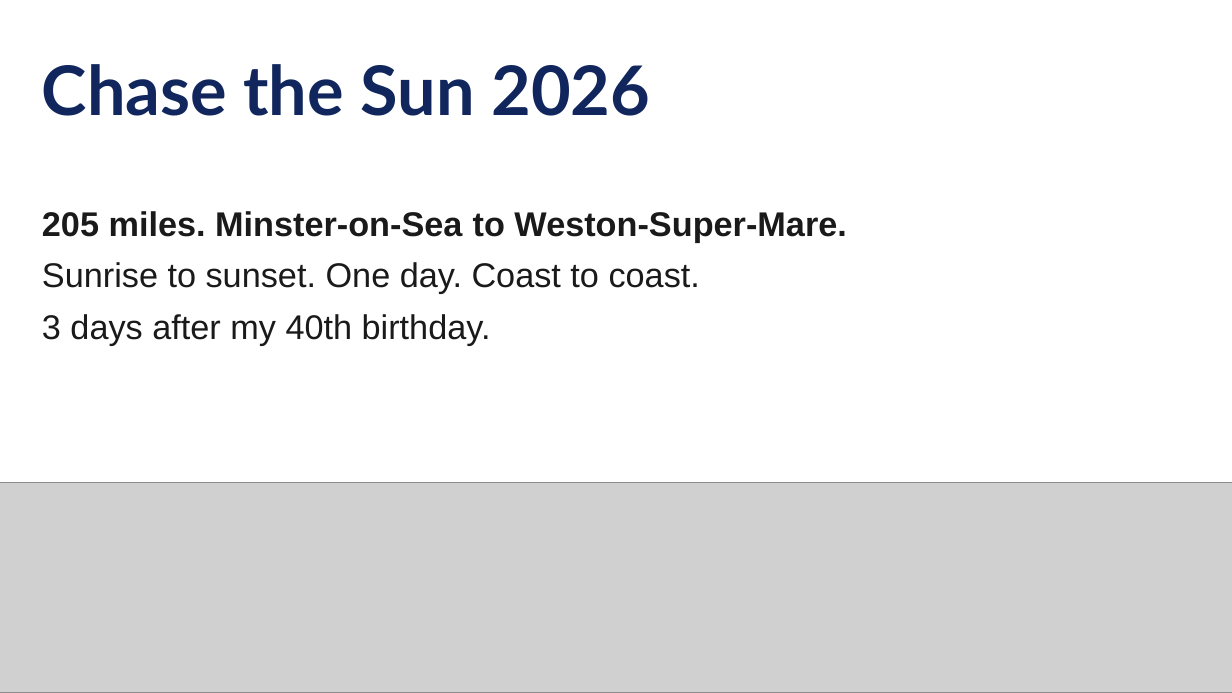
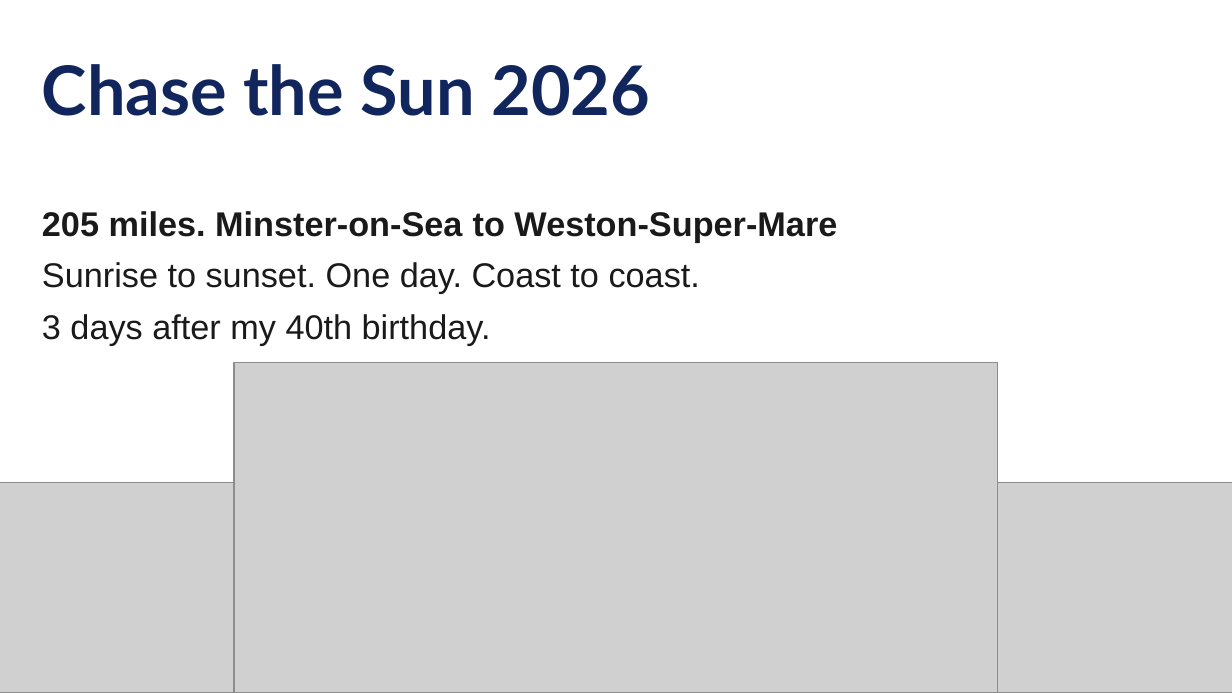
Before and after one commit to jpomfret/dab-presentation, a slide deck: slide 5 of Pomfret - dab - grillen - draft.pptx. Drawn at 1232x693 pixels with LibreOffice and Linux fonts; fonts in the diff are those of the drawing; grey boxes stand for pictures. Boxes give left, top, right and bottom in pixels: in the first picture for what was removed or moved away, otherwise in the second. Text is boxed around its words. In the diff, an @@ line names an element or a change of style, - is before the commit and + after.

```diff
--- a/Pomfret - dab - grillen - draft.pptx
+++ b/Pomfret - dab - grillen - draft.pptx
@@ text at bbox=[42, 211, 837, 242]: text changed @@
-205 miles. Minster-on-Sea to Weston-Super-Mare.
+205 miles. Minster-on-Sea to Weston-Super-Mare
@@ picture added at bbox=[234, 362, 998, 692] @@
```
Also in this commit, not shown: 9 other slides changed, 7 slides added, 4 slides removed, 20 other files.
